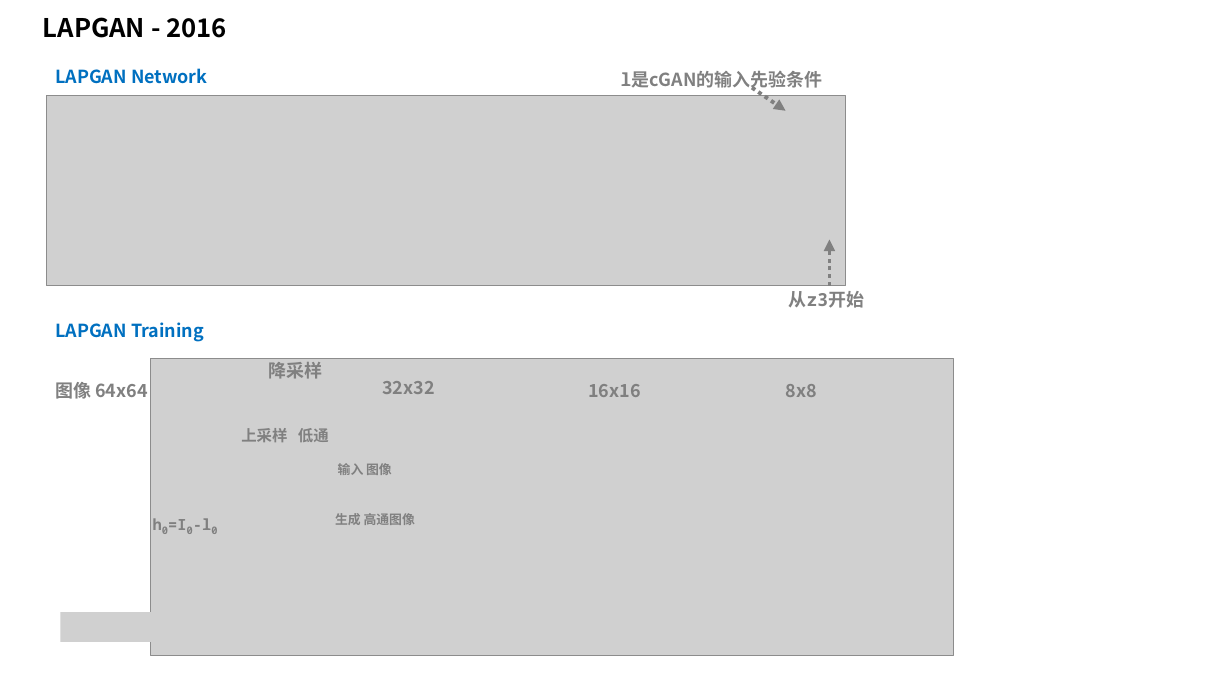
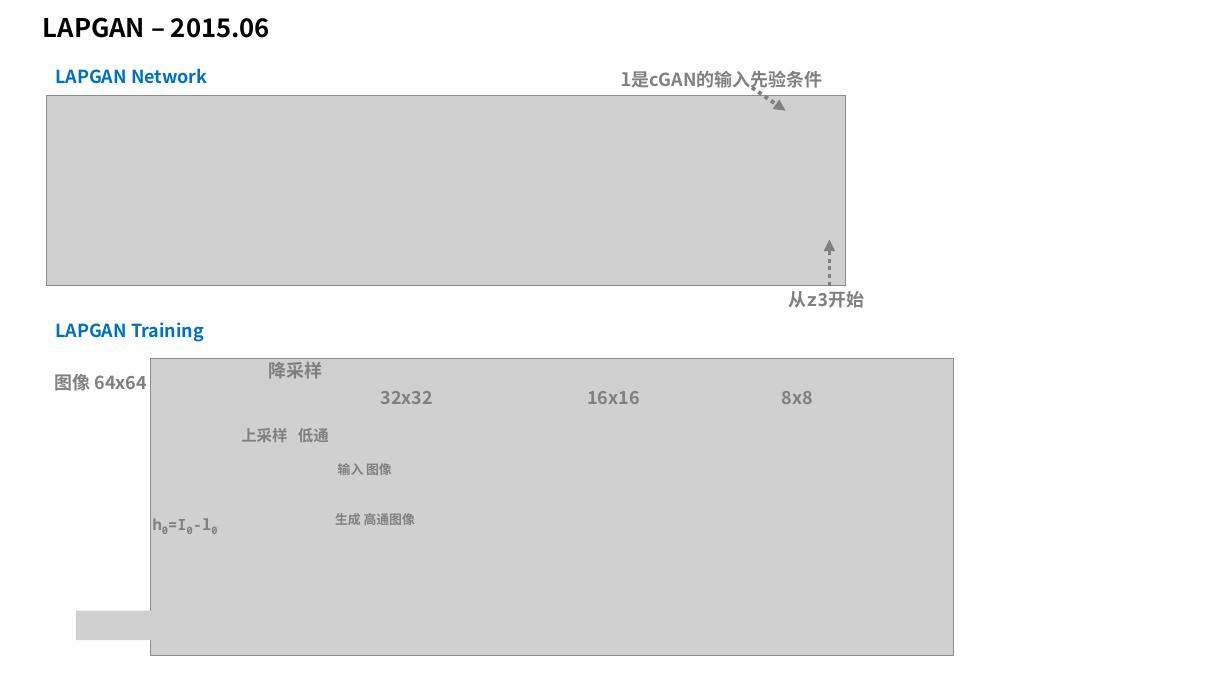
Before and after one commit to taylorguo/GAN_Understanding_Practicing, a slide deck: slide 13 of GAN_Understanding/GANunderstanding.pptx. Drawn at 1232x693 pixels with LibreOffice and Linux fonts; fonts in the diff are those of the drawing; grey boxes stand for pictures. Boxes give left, top, right and bottom in pixels: in the first picture for what was removed or moved away, otherwise in the second. Text is boxed around its words. In the diff, an @@ line names an element or a change of style, - is before the commit and + after.

```diff
--- a/GAN_Understanding/GANunderstanding.pptx
+++ b/GAN_Understanding/GANunderstanding.pptx
@@ text at box(43, 17, 270, 38): text changed @@
-LAPGAN - 2016
+LAPGAN – 2015.06
@@ text "图像 64x64": place and size @@
-text "图像 64x64" at box(55, 382, 148, 399)
+text "图像 64x64" at box(54, 374, 148, 391)
@@ text "32x32": place and size @@
-text "32x32" at box(382, 381, 435, 394)
+text "32x32" at box(381, 391, 434, 404)
@@ text "16x16": place and size @@
-text "16x16" at box(588, 384, 641, 397)
+text "16x16" at box(587, 391, 640, 404)
@@ text "8x8": place and size @@
-text "8x8" at box(785, 384, 816, 397)
+text "8x8" at box(782, 391, 813, 404)
@@ picture: place and size @@
-picture at box(60, 613, 254, 642)
+picture at box(76, 611, 250, 640)
```
